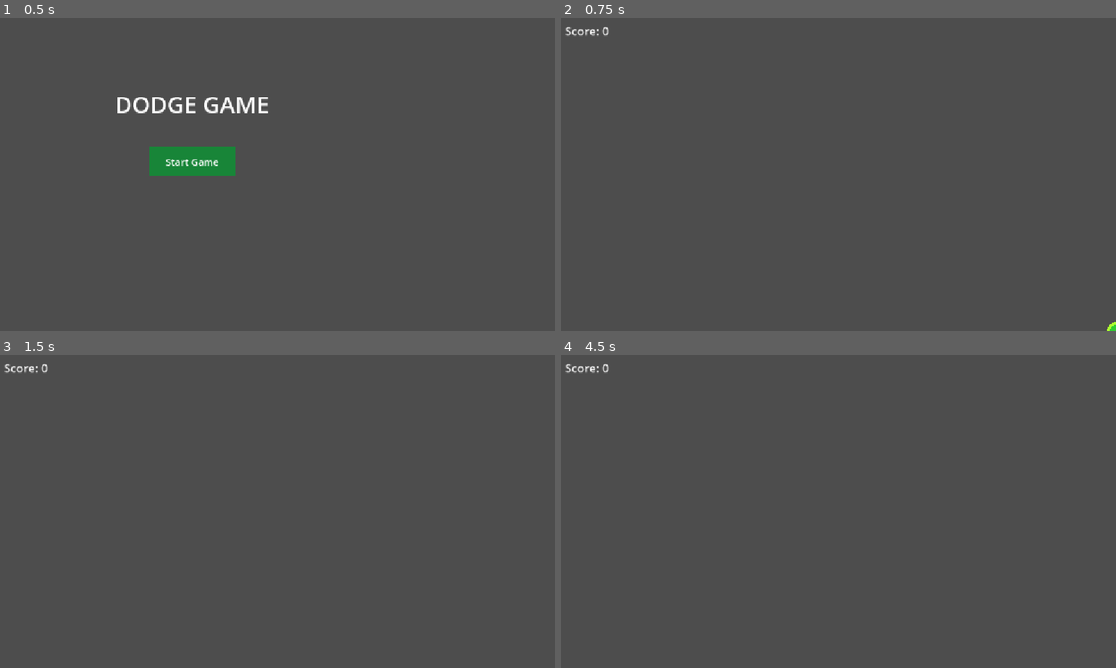
Above: before the commit, frames 1-4 (two rows, left to right).
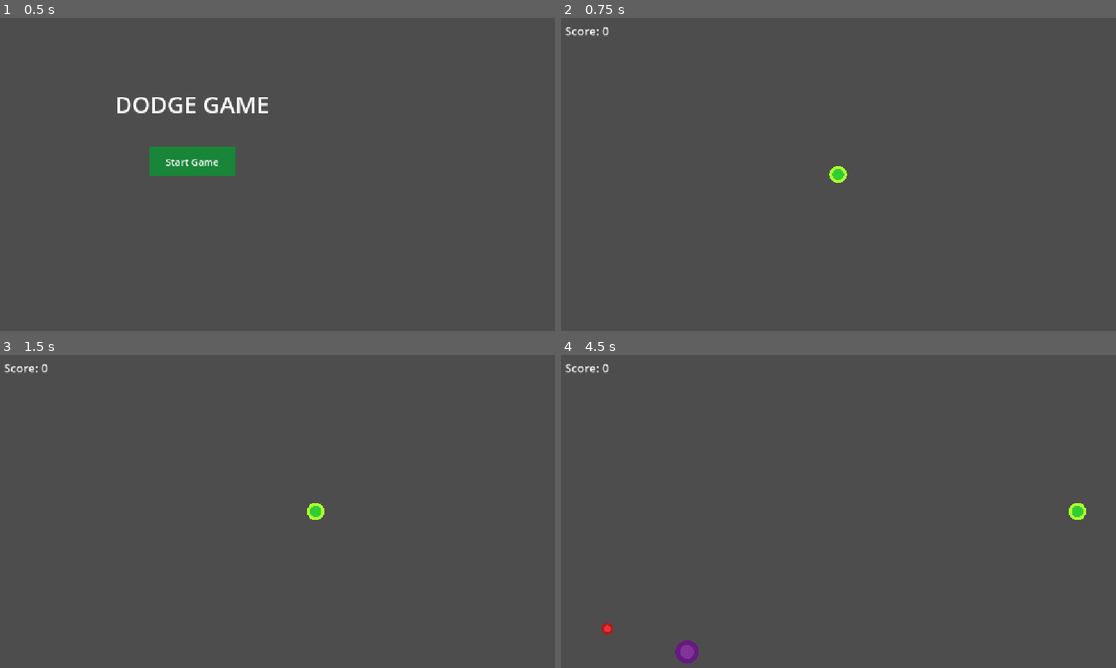
Above: after the commit, the same moments.

Repository: oIdman/first-godot-game
Game: Godot game, scene res://scenes/Main.tscn
The game is run twice, just before and just after one commit, with the same random seed, the same clock (stepped at 60 frames per second) and the same inputs.
Inputs:
- Up to frame 1 (0.5 s): no input
- Up to frame 2 (0.75 s): click "Start Game" at 0.5 s
- Up to frame 3 (1.5 s): tap Enter at 1.25 s; hold Right (ui_right) from 1.28 s (still down)
- Up to frame 4 (4.5 s): release Right (ui_right) at 2.03 s; hold Down (ui_down) 2.03-2.78 s; hold Right (ui_right) 2.78-3.53 s; hold Up (ui_up) 3.53-4.28 s; hold Left (ui_left) from 4.28 s (still down)

Frame 1 is identical in both runs. In frame 2, 0.2% of the frame differs, in the area x 48-100%, y 47-100%; in frame 3, 0.1%; in frame 4, 0.4%, in the area x 7-95%, y 47-99%.

Commit message:
fix: center camera on play area so player movement covers full screen
- Camera2D was at (0,0) with DRAG_CENTER, visible area was (-w/2,-h/2) to (w/2,h/2)
- Player clamped to (0,0)-(w,h), overlapping only bottom-right quadrant
- Now camera.position = viewport_center, covering entire clamped range

Diff:
--- a/scripts/main.gd
+++ b/scripts/main.gd
@@ -18,6 +18,9 @@
 @onready var powerup_timer := $PowerUpTimer
 
 func _ready():
+	# Center camera on the play area so player clamp (0,0)-(w,h) is fully visible
+	shake_camera.position = get_viewport_rect().size / 2
+
 	spawn_timer.timeout.connect(_on_spawn)
 	powerup_timer.timeout.connect(_on_powerup_spawn)
 	start_button.pressed.connect(_start_game)
